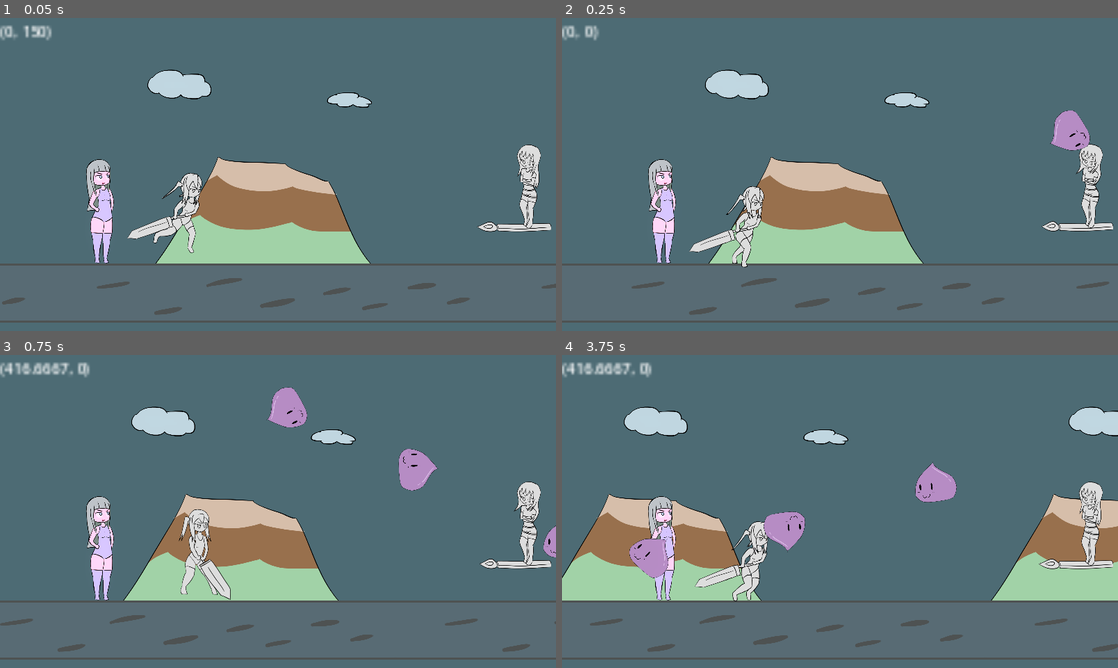
Above: before the commit, frames 1-4 (two rows, left to right).
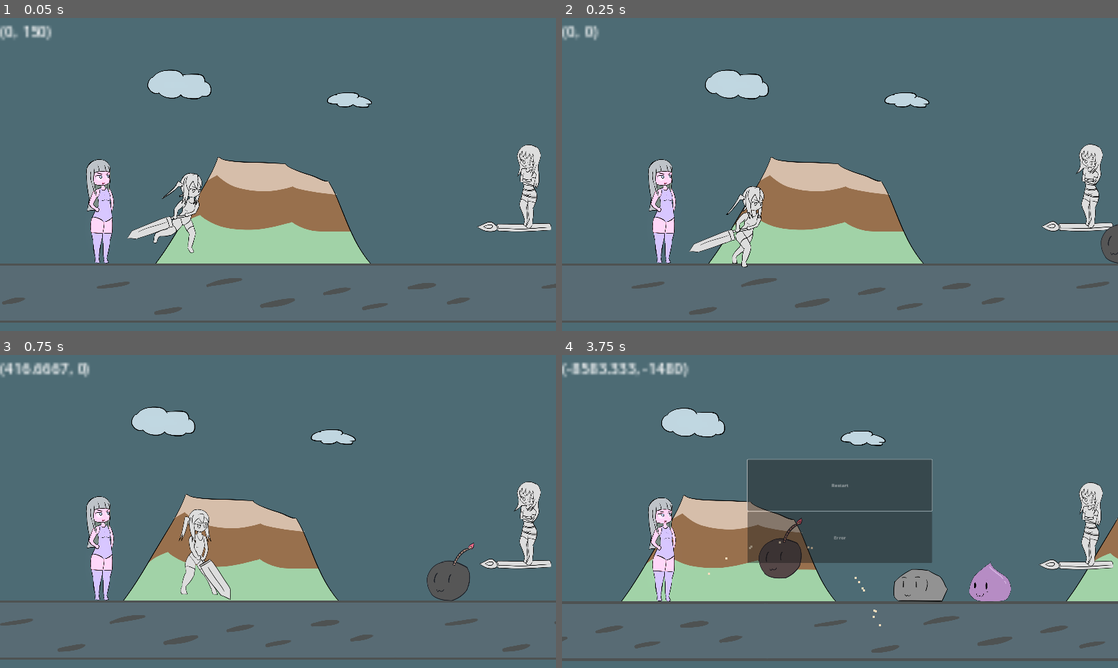
Above: after the commit, the same moments.

Repository: BeatMil/Animurun
Game: Godot game, scene res://Scenes/Forest.tscn
The game is run twice, just before and just after one commit, with the same random seed, the same clock (stepped at 60 frames per second) and the same inputs.
Inputs:
- Up to frame 1 (0.05 s): no input
- Up to frame 2 (0.25 s): no input
- Up to frame 3 (0.75 s): hold D (move_right) from 0.53 s (still down); hold J (attack) from 0.53 s (still down)
- Up to frame 4 (3.75 s): tap Space (jump) at 0.77, 1.52, 3.02 s; release J (attack) at 1.28 s; tap K (block) at 1.35 s; release D (move_right) at 2.03 s; hold A (move_left) 2.03-2.78 s; hold L (dodge) 2.03-2.78 s; hold D (move_right) from 2.78 s (still down); tap J (attack) at 2.85 s; hold K (block) from 3.53 s (still down)

Frame 1 is identical in both runs. In frame 2, 1.0% of the frame differs, in the area x 87-100%, y 29-79%; in frame 3, 2.3%; in frame 4, 30%, in the area x 0-100%, y 2-98%.

Commit message:
Spawner now stop when paused

Diff:
--- a/scripts/Forest.gd
+++ b/scripts/Forest.gd
@@ -8,7 +8,7 @@
 
 
 # Configs
-var enemy_spawn_order: Array = [spawn_triple02]
+var enemy_spawn_order: Array = [spawn_2bomb_rock_slime, spawn_five_ground_bombs]
 var order_index: int = 0
 
 
@@ -88,11 +88,11 @@
 	# add bomby
 	bomby.throw_bomb(Vector2(-2000, -2000))
 	add_child(bomby)
-	await get_tree().create_timer(0.3).timeout
+	await get_tree().create_timer(0.3, false).timeout
 
 	# add rocky
 	add_child(rocky)
-	await get_tree().create_timer(0.5).timeout
+	await get_tree().create_timer(0.5, false).timeout
 
 	# add slime
 	add_child(slime)
@@ -111,11 +111,11 @@
 
 	add_child(slime1)
 	slime1.throw_slime(Vector2(-2000, -2500))
-	await get_tree().create_timer(0.3).timeout
+	await get_tree().create_timer(0.3, false).timeout
 
 	add_child(slime2)
 	slime2.throw_slime(Vector2(-2000, -2000))
-	await get_tree().create_timer(0.3).timeout
+	await get_tree().create_timer(0.3, false).timeout
 
 	add_child(slime3)
 	slime3.throw_slime(Vector2(-1900, -1900))
@@ -134,11 +134,11 @@
 
 	add_child(node1)
 	node1.throw_bomb(Vector2(-2000, -2500))
-	await get_tree().create_timer(0.3).timeout
+	await get_tree().create_timer(0.3, false).timeout
 
 	add_child(node2)
 	node2.throw_bomb(Vector2(-2000, -2000))
-	await get_tree().create_timer(0.3).timeout
+	await get_tree().create_timer(0.3, false).timeout
 
 	add_child(node3)
 	node3.throw_bomb(Vector2(-1900, -1900))
@@ -157,11 +157,11 @@
 
 	add_child(node1)
 	node1.throw_bomb(Vector2(-1500, -1500))
-	await get_tree().create_timer(0.3).timeout
+	await get_tree().create_timer(0.3, false).timeout
 
 	add_child(node2)
 	node2.throw_bomb(Vector2(-1300, -1300))
-	await get_tree().create_timer(0.3).timeout
+	await get_tree().create_timer(0.3, false).timeout
 
 	add_child(node3)
 	node3.throw_bomb(Vector2(-1000, -1000))
@@ -176,7 +176,7 @@
 	slime3.position = $"Markers/EnemySpawnPos".position
 
 	add_child(slime1)
-	await get_tree().create_timer(0.1).timeout
+	await get_tree().create_timer(0.1, false).timeout
 
 	add_child(slime3)
 
@@ -200,23 +200,55 @@
 
 	add_child(node1)
 	node1.throw_bomb(Vector2(-1000, -1000))
-	await get_tree().create_timer(0.3).timeout
+	await get_tree().create_timer(0.3, false).timeout
 
 	add_child(node2)
 	node2.throw_bomb(Vector2(-1300, -1300))
-	await get_tree().create_timer(0.3).timeout
+	await get_tree().create_timer(0.3, false).timeout
 
 	add_child(node3)
 	node3.throw_bomb(Vector2(-1500, -1500))
-	await get_tree().create_timer(0.3).timeout
+	await get_tree().create_timer(0.3, false).timeout
 
 	add_child(node4)
 	node4.throw_bomb(Vector2(-1900, -1900))
-	await get_tree().create_timer(0.3).timeout
+	await get_tree().create_timer(0.3, false).timeout
 
 	add_child(node5)
-	node5.throw_bomb(Vector2(-2100, -2100))
-	await get_tree().create_timer(0.3).timeout
+	node5.throw_bomb(Vector2(-2300, -2300))
+	await get_tree().create_timer(0.3, false).timeout
+
+
+func spawn_five_ground_bombs() -> void:
+	var node1 = BOMBY.instantiate()
+	node1.position = $"Markers/EnemySpawnPos".position
+
+	var node2 = BOMBY.instantiate()
+	node2.position = $"Markers/EnemySpawnPos".position
+
+	var node3 = BOMBY.instantiate()
+	node3.position = $"Markers/EnemySpawnPos".position
+
+	var node4 = BOMBY.instantiate()
+	node4.position = $"Markers/EnemySpawnPos".position
+
+	var node5 = BOMBY.instantiate()
+	node5.connect("ded", spawner)
+	node5.position = $"Markers/EnemySpawnPos".position
+
+	add_child(node1)
+	await get_tree().create_timer(0.2, false).timeout
+
+	add_child(node2)
+	await get_tree().create_timer(0.2, false).timeout
+
+	add_child(node3)
+	await get_tree().create_timer(0.2, false).timeout
+
+	add_child(node4)
+	await get_tree().create_timer(0.2, false).timeout
+
+	add_child(node5)
 
 
 func spawn_2rock_1speed() -> void:
@@ -232,12 +264,36 @@
 	bomby.position = $"Markers/EnemySpawnPos".position
 
 	add_child(bomby)
-	await get_tree().create_timer(0.1).timeout
+	await get_tree().create_timer(0.1, false).timeout
 
 	add_child(rocky)
-	await get_tree().create_timer(0.2).timeout
+	await get_tree().create_timer(0.2, false).timeout
 
 	add_child(rocky2)
+
+
+func spawn_2bomb_rock_slime() -> void:
+	var bomby1 = BOMBY.instantiate()
+	bomby1.position = $"Markers/EnemySpawnPos".position
+
+	var bomby2 = BOMBY.instantiate()
+	bomby2.position = $"Markers/EnemySpawnPos".position
+
+	var rocky = ROCKY.instantiate()
+	rocky.position = $"Markers/EnemySpawnPos".position
+
+	var slime = SLIME.instantiate()
+	slime.connect("ded", spawner)
+	slime.position = $"Markers/EnemySpawnPos".position
+
+	add_child(bomby1)
+	await get_tree().create_timer(1, false).timeout
+
+
+	add_child(rocky)
+	await get_tree().create_timer(0.3, false).timeout
+
+	add_child(slime)
 
 
 func _on_spawn_timer_timeout():
